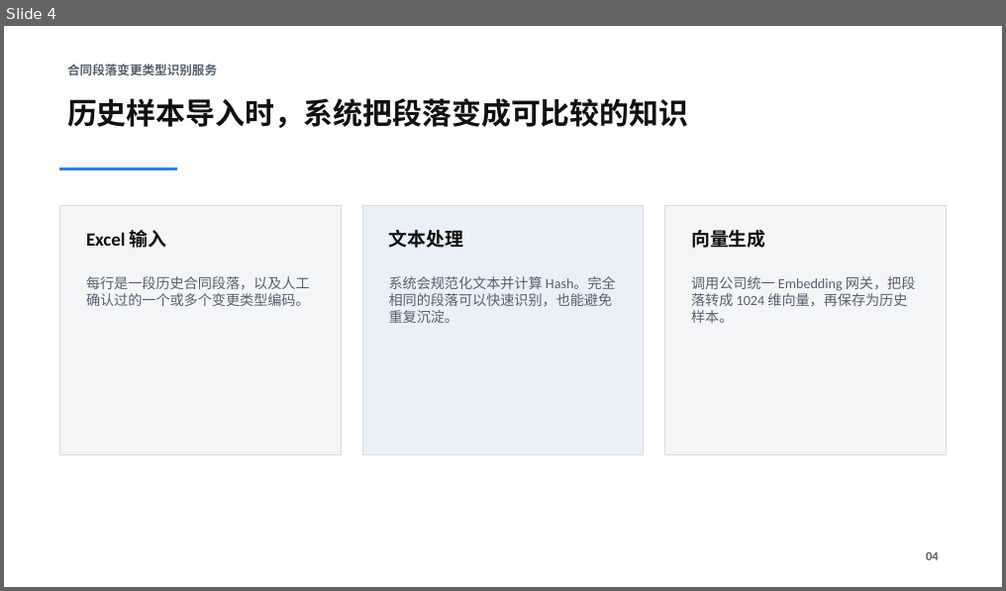
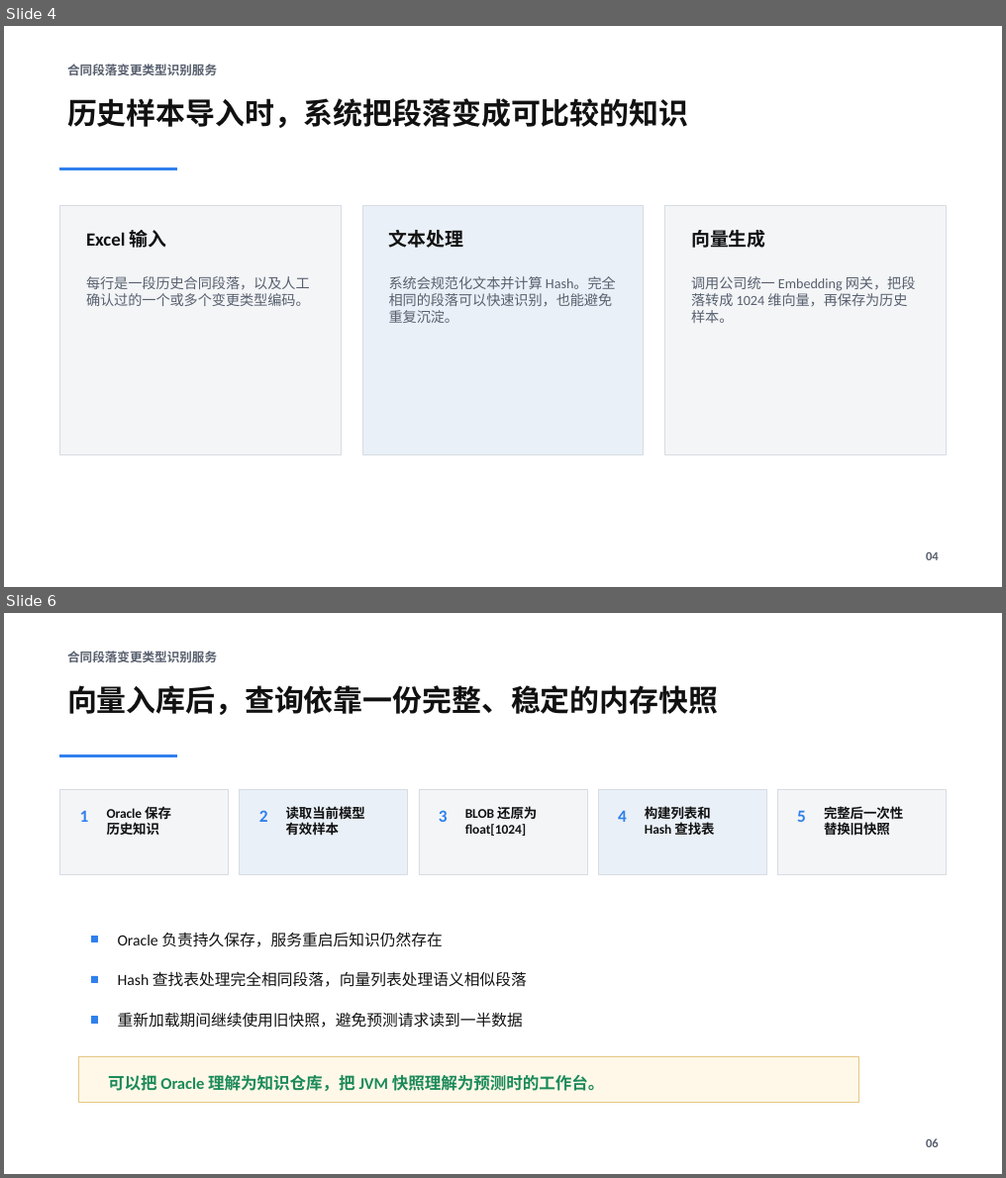
Before and after one commit to sbw-better/glxt-service-contract-change, a slide deck: docs/demo-materials/合同段落变更类型识别服务-综合汇报版.pptx. Shown one above the other, each under a label of ours: slide 4 before the commit, slides 4 and 6 after it; the slides between them are not shown. The pictures are 1006x591 and 1006x1178 pixels, drawn with LibreOffice and Linux fonts; fonts in the diff are those of the drawing. Boxes give left, top, right and bottom in pixels: in the first picture for what was removed or moved away, otherwise in the second. Text is boxed around its words. In the diff, an @@ line names an element or a change of style, - is before the commit and + after.

```diff
--- a/docs/demo-materials/合同段落变更类型识别服务-综合汇报版.pptx
+++ b/docs/demo-materials/合同段落变更类型识别服务-综合汇报版.pptx
@@ slide 6 added at box(4, 613, 1002, 1174), background #FFFFFF @@
@@ text added at box(67, 651, 217, 663), 12 pt, text #58606E, bold @@
+合同段落变更类型识别服务
@@ text added at box(67, 685, 718, 715), 28.5 pt, text #111111, bold @@
+向量入库后，查询依靠一份完整、稳定的内存快照
@@ rectangle added at box(60, 756, 177, 758), fill #2F80ED, outline #2F80ED 0.75 pt @@
@@ rectangle added at box(60, 789, 229, 875), fill #F3F5F7, outline #D7DCE3 0.75 pt @@
@@ rectangle added at box(240, 789, 408, 875), fill #E9F0F7, outline #D7DCE3 0.75 pt @@
@@ rectangle added at box(419, 789, 587, 875), fill #F3F5F7, outline #D7DCE3 0.75 pt @@
@@ rectangle added at box(598, 789, 767, 875), fill #E9F0F7, outline #D7DCE3 0.75 pt @@
@@ rectangle added at box(777, 789, 945, 875), fill #F3F5F7, outline #D7DCE3 0.75 pt @@
@@ text added at box(80, 810, 89, 822), 16.5 pt, text #2F80ED, bold @@
+1
@@ text added at box(107, 807, 171, 835), 12.8 pt, text #111111, bold @@
+Oracle 保存
+历史知识
@@ text added at box(259, 810, 268, 822), 16.5 pt, text #2F80ED, bold @@
+2
@@ text added at box(286, 806, 365, 836), 12.8 pt, text #111111, bold @@
+读取当前模型
+有效样本
@@ text added at box(439, 810, 448, 822), 16.5 pt, text #2F80ED, bold @@
+3
@@ text added at box(465, 806, 537, 836), 12.8 pt, text #111111, bold @@
+BLOB 还原为
+float[1024]
@@ text added at box(618, 810, 627, 822), 16.5 pt, text #2F80ED, bold @@
+4
@@ text added at box(645, 806, 714, 835), 12.8 pt, text #111111, bold @@
+构建列表和
+Hash 查找表
@@ text added at box(797, 810, 806, 822), 16.5 pt, text #2F80ED, bold @@
+5
@@ text added at box(824, 806, 903, 838), 12.8 pt, text #111111, bold @@
+完整后一次性
+替换旧快照
@@ rectangle added at box(91, 936, 98, 942), fill #2F80ED, outline #2F80ED 0.75 pt @@
@@ text added at box(118, 933, 442, 948), 15 pt, text #111111 @@
+Oracle 负责持久保存，服务重启后知识仍然存在
@@ rectangle added at box(91, 976, 98, 982), fill #2F80ED, outline #2F80ED 0.75 pt @@
@@ text added at box(118, 971, 527, 987), 15 pt, text #111111 @@
+Hash 查找表处理完全相同段落，向量列表处理语义相似段落
@@ rectangle added at box(91, 1017, 98, 1023), fill #2F80ED, outline #2F80ED 0.75 pt @@
@@ text added at box(118, 1012, 523, 1028), 15 pt, text #111111 @@
+重新加载期间继续使用旧快照，避免预测请求读到一半数据
@@ rectangle added at box(79, 1058, 859, 1103), fill #FFF8E8, outline #E4C783 0.75 pt @@
@@ text added at box(108, 1075, 605, 1091), 15.8 pt, text #1B8A5A, bold @@
+可以把 Oracle 理解为知识仓库，把 JVM 快照理解为预测时的工作台。
@@ text added at box(926, 1139, 939, 1148), 12 pt, text #58606E, bold @@
+06
```
Also in this commit, not shown: 9 slides changed, 1 other slide added, 35 other files.
